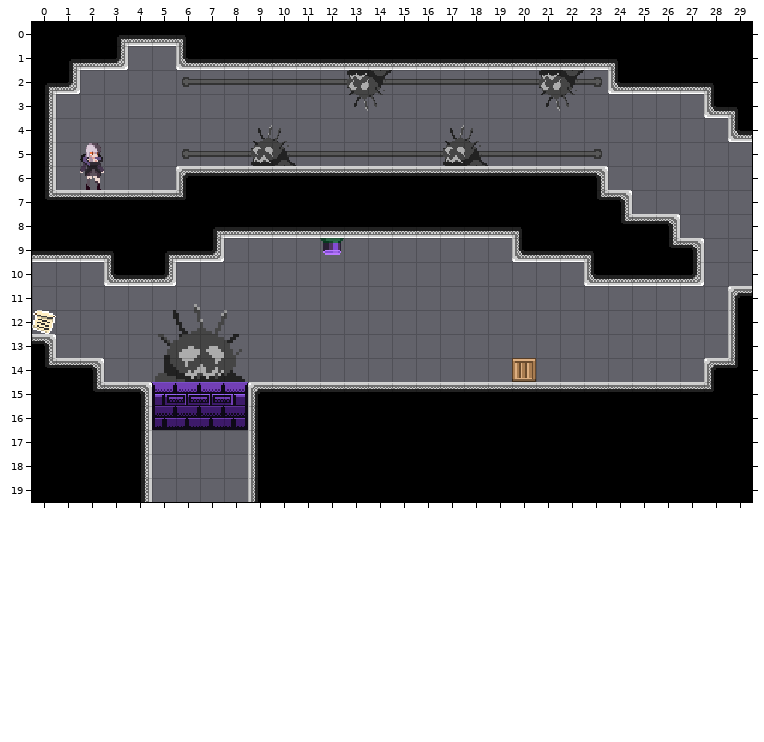
One commit to this Tiled map: Assets/maps/BookmarkLevels/1 - Prison/4 - Wall.tmx. The picture above is the old version.
Cells are 16x16 px. Shown: x 0..29, y 0..19.
The result:
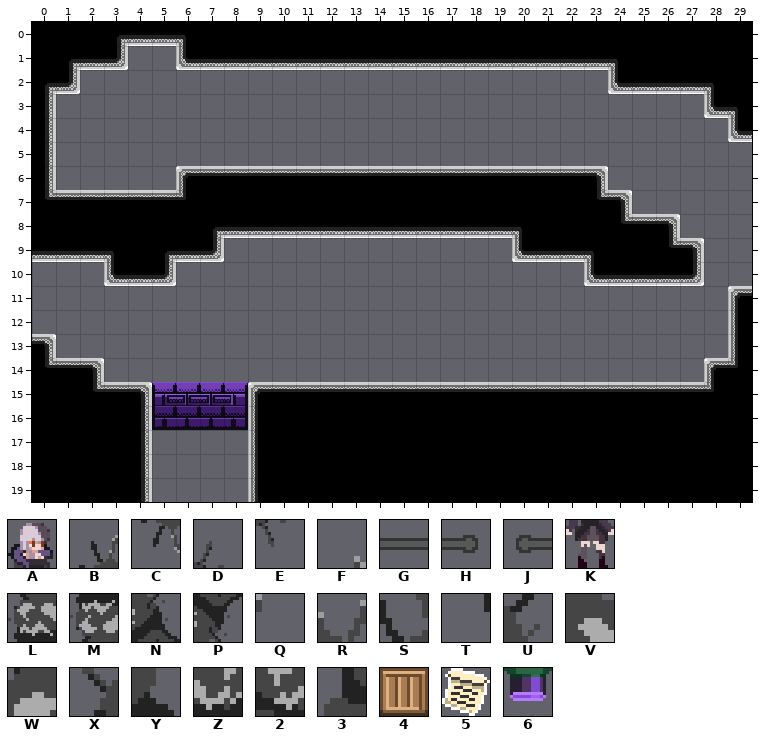
Key: from "PlaceholderSprites": A 0, B 1, C 1 flipped up-down, D 2, E 2 flipped up-down, F 7 flipped left-right, G 13, H 14, J 14 flipped left-right, K 15, L 16, M 16 flipped up-down, N 17, P 17 flipped up-down, Q 20 flipped left-right, R 21 flipped left-right, S 22 flipped left-right, T 23 flipped left-right, U 35 flipped left-right, V 36 flipped left-right, W 37 flipped left-right, X 38 flipped left-right, Y 50 flipped left-right, Z 51 flipped left-right, 2 52 flipped left-right, 3 53 flipped left-right, 4 54, 5 55, 6 58 turned 180.
_ is an empty cell, . an unchanged one.
Change:
--- layer "bkg_close"
@@ x 6..23 @@
- 2 JGGGGGGGGGGGGGGGGH
+ 2 __________________
@@ x 6..23 @@
- 5 JGGGGGGGGGGGGGGGGH
+ 5 __________________
--- layer "ground"
@@ x 2..22 @@
- 2 ...........MP......MP
- 3 ...........CE......CE
- 4 .......BD......BD....
- 5 A......LN......LN....
- 6 K....................
+ 2 ...........__......__
+ 3 ...........__......__
+ 4 .......__......__....
+ 5 _......__......__....
+ 6 _....................
@@ x 12..12 @@
- 9 6
+ 9 _
@@ x 0..20 @@
-11 ......F..............
-12 5....TSRQ............
-13 .....XWVU............
-14 .....32ZY...........4
+11 ......_..............
+12 _....____............
+13 .....____............
+14 .....____..........._
